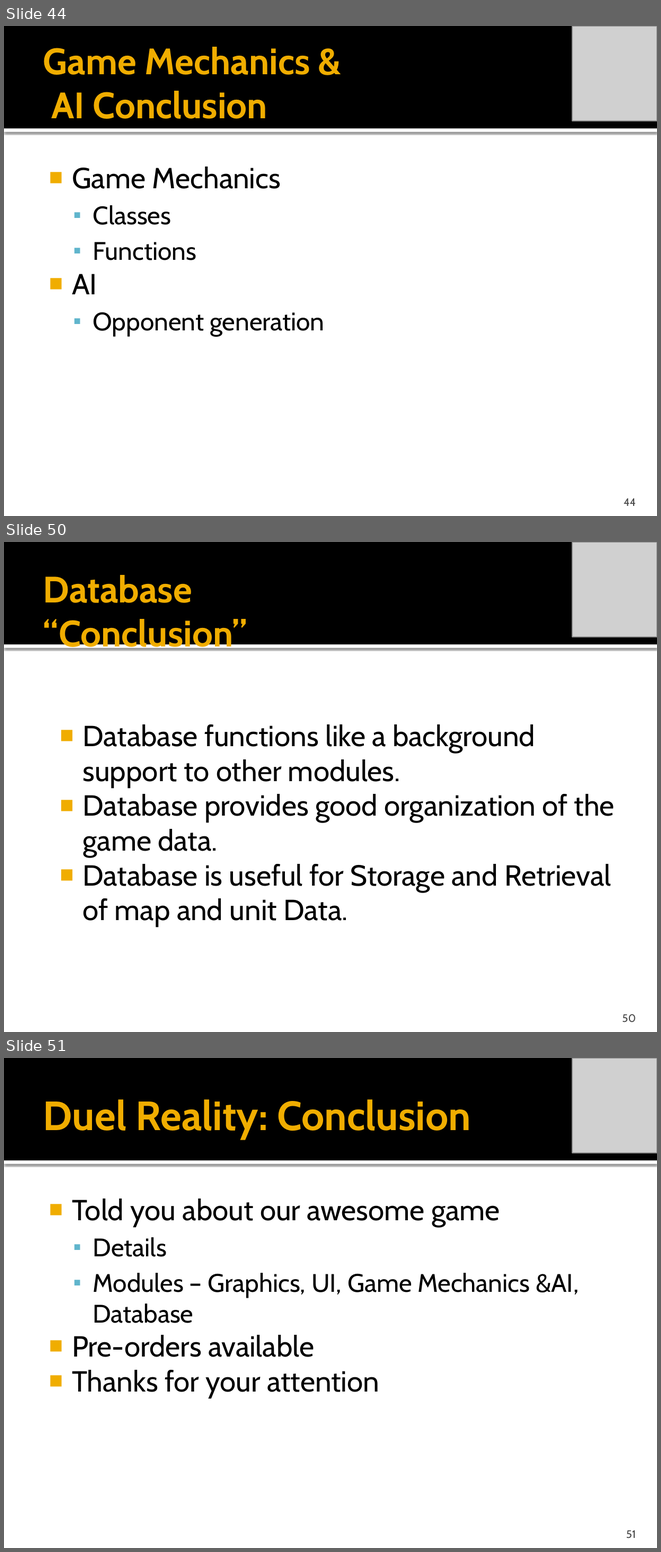
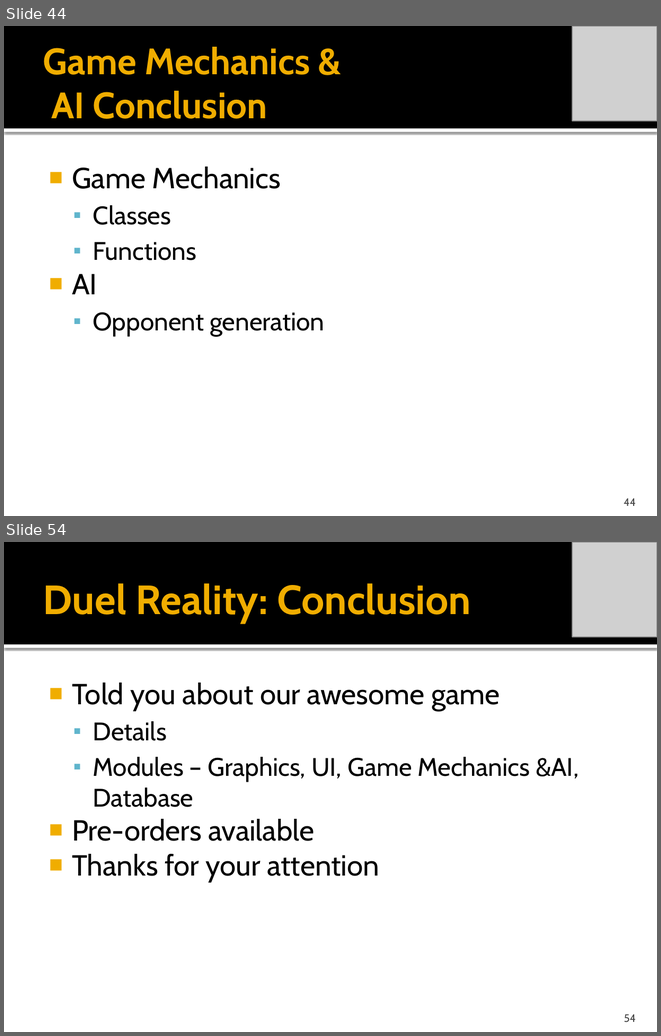
Before and after one commit to idxExtropy/duel-reality, a slide deck: Docs/DUEL REALITY .pptx. Shown one above the other, each under a label of ours: slides 44, 50 and 51 before the commit, slides 44 and 54 after it; the slides between them are not shown. The pictures are 661x1552 and 661x1036 pixels, drawn with LibreOffice and Linux fonts; fonts in the diff are those of the drawing; grey boxes stand for pictures. Boxes give left, top, right and bottom in pixels: in the first picture for what was removed or moved away, otherwise in the second. Text is boxed around its words. In the diff, an @@ line names an element or a change of style, - is before the commit and + after.

```diff
--- a/Docs/DUEL REALITY .pptx
+++ b/Docs/DUEL REALITY .pptx
@@ slide 50 removed at box(4, 542, 657, 1032), background #FFFFFF; not listed: 2 template elements that a slide beside it also shows @@
@@ picture removed at box(572, 542, 657, 637) @@
@@ title removed at box(43, 575, 247, 655) @@
-Database
-“Conclusion”
@@ text removed at box(83, 724, 615, 927) @@
-■ Database functions like a background support to other modules.
-■ Database provides good organization of the game data.
-■ Database is useful for Storage and Retrieval of map and unit Data.
@@ page number removed at box(622, 1014, 636, 1022) @@
-50
@@ what was slide 51 is now slide 54 @@
@@ page number at box(624, 1014, 636, 1022): text changed @@
-51
+54
```
Also in this commit, not shown: 1 slide changed, 9 slides added, 5 other slides removed.
